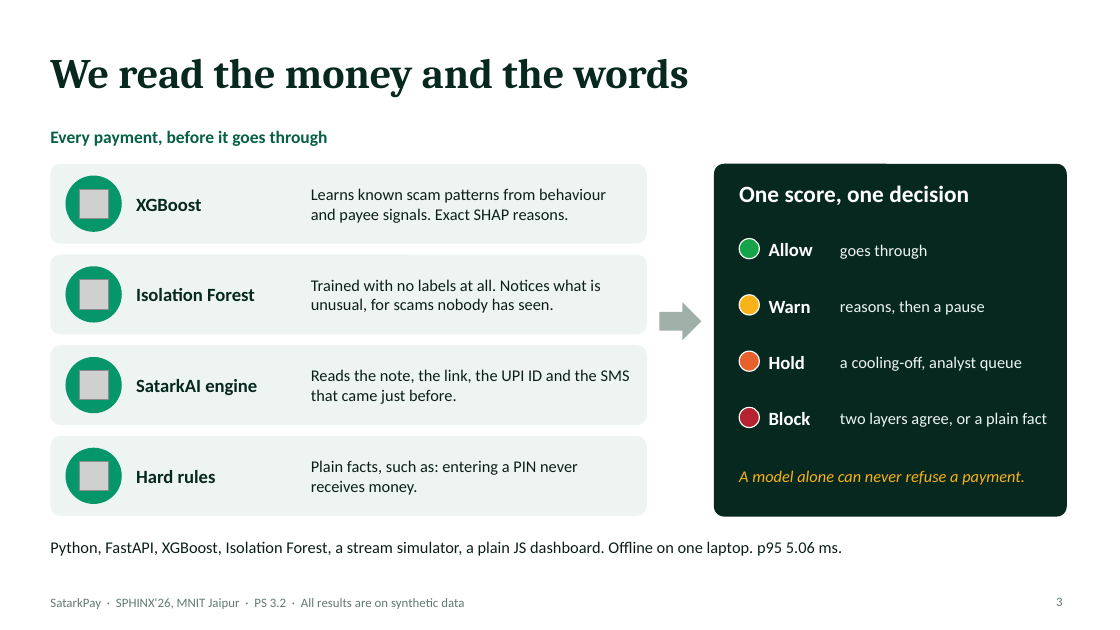
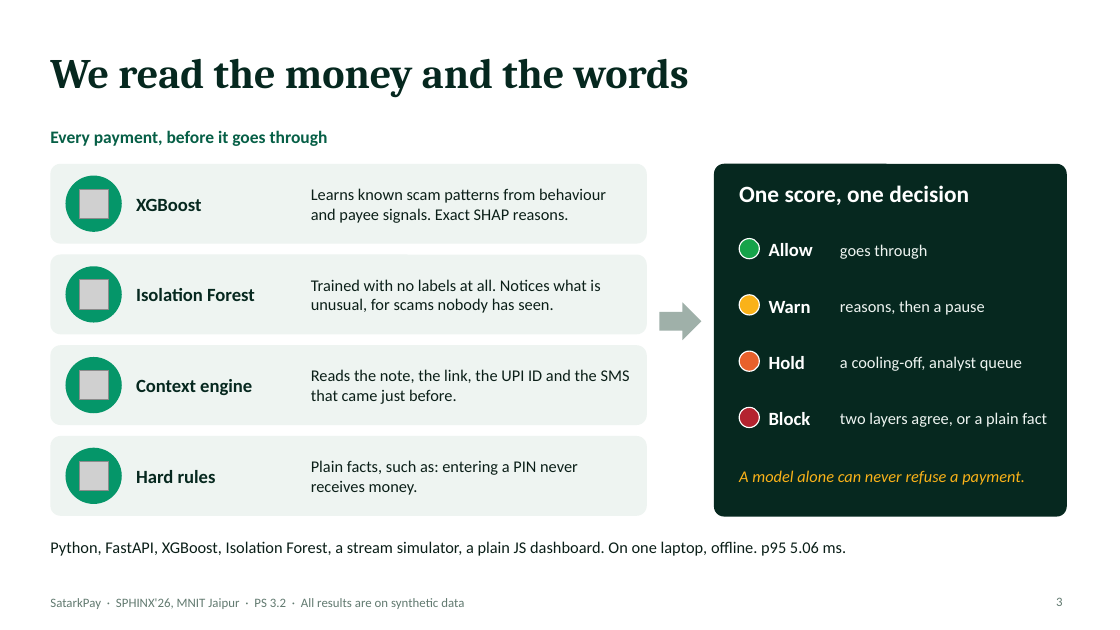
Before and after one commit to ajayyadav432/SatarkPay, a slide deck: slide 3 of docs/SatarkPay_Pitch.pptx. Drawn at 1120x630 pixels with LibreOffice and Linux fonts; fonts in the diff are those of the drawing; grey boxes stand for pictures. Boxes give left, top, right and bottom in pixels: in the first picture for what was removed or moved away, otherwise in the second. Text is boxed around its words. In the diff, an @@ line names an element or a change of style, - is before the commit and + after.

```diff
--- a/docs/SatarkPay_Pitch.pptx
+++ b/docs/SatarkPay_Pitch.pptx
@@ text at [136, 379, 252, 395]: text changed @@
-SatarkAI engine
+Context engine
@@ text at [50, 541, 847, 556]: text changed @@
-Python, FastAPI, XGBoost, Isolation Forest, a stream simulator, a plain JS dashboard. Offline on one laptop. p95 5.06 ms.
+Python, FastAPI, XGBoost, Isolation Forest, a stream simulator, a plain JS dashboard. On one laptop, offline. p95 5.06 ms.
```
Also in this commit, not shown: 3 other slides changed, 2 slides added, 16 other files.
